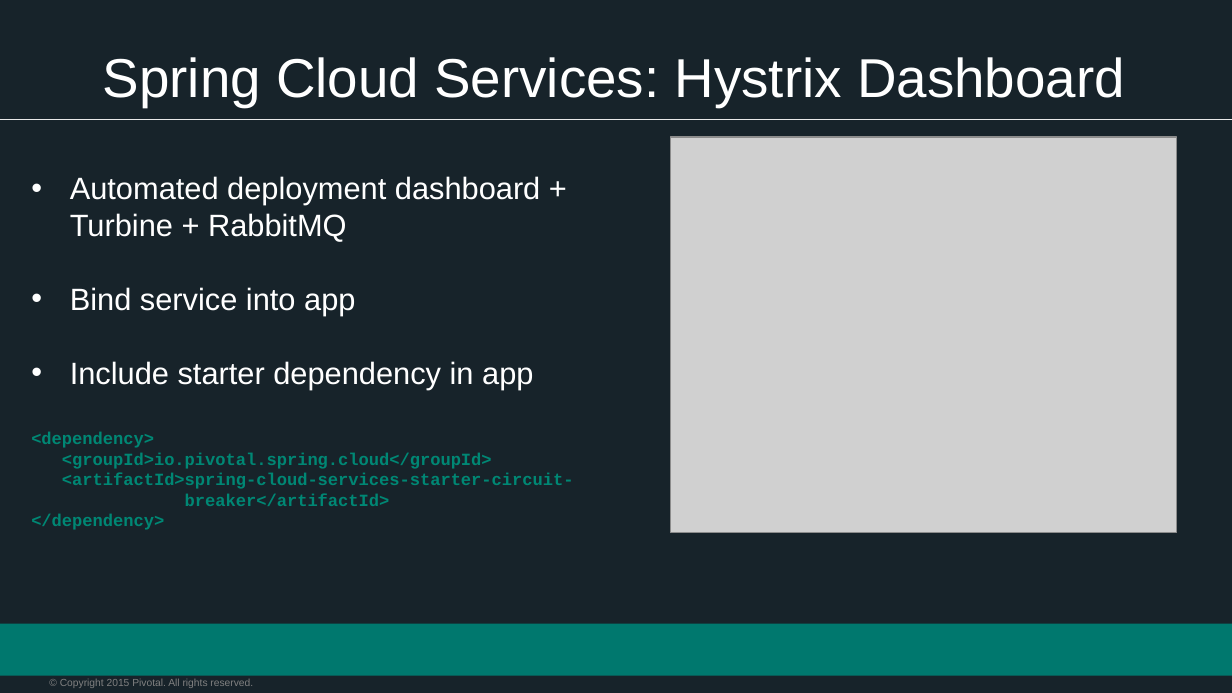
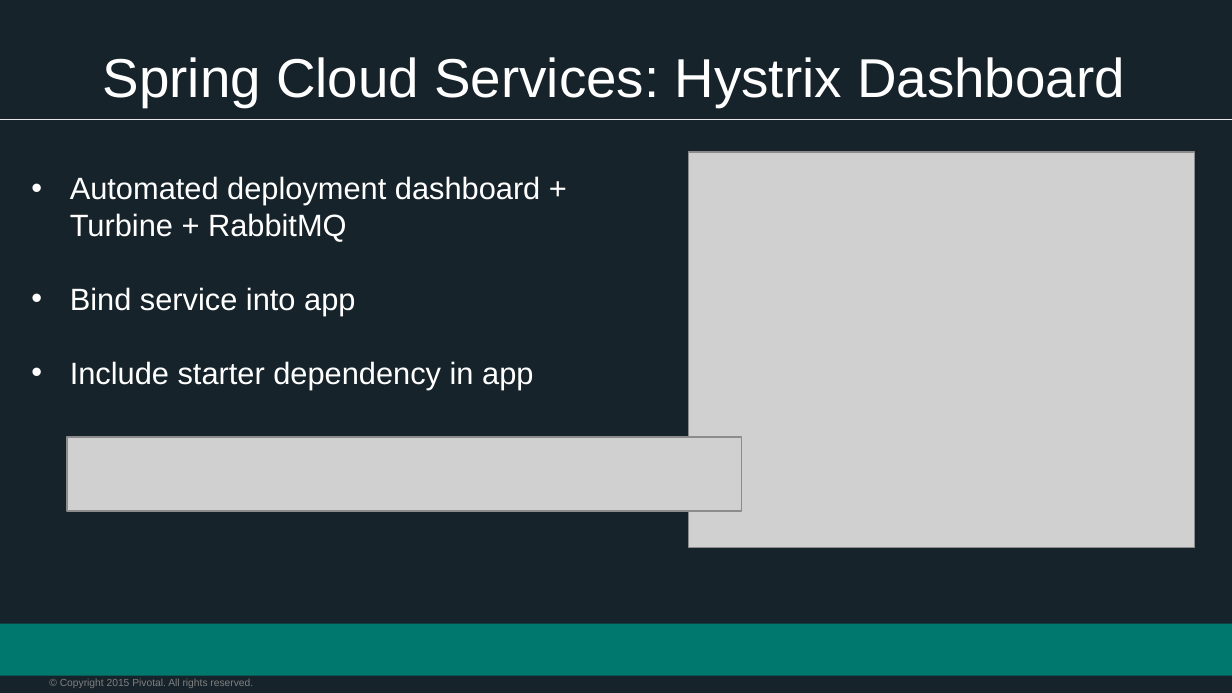
Before and after one commit to vmware-archive/devops-workshop, a slide deck: slide 10 of presentations/103 - Intro to Spring Cloud Services/Session_8_Circuit_Breaker.pptx. Drawn at 1232x693 pixels with LibreOffice and Linux fonts; fonts in the diff are those of the drawing; grey boxes stand for pictures; background and template pictures are left out. Boxes give left, top, right and bottom in pixels: in the first picture for what was removed or moved away, otherwise in the second. Text is boxed around its words. In the diff, an @@ line names an element or a change of style, - is before the commit and + after.

Commit message:
Gradle-ize examples in slide decks for Spring Cloud Services

```diff
--- a/presentations/103 - Intro to Spring Cloud Services/Session_8_Circuit_Breaker.pptx
+++ b/presentations/103 - Intro to Spring Cloud Services/Session_8_Circuit_Breaker.pptx
@@ picture moved from (x1=670, y1=137, x2=1177, y2=532) to (x1=689, y1=152, x2=1195, y2=547) @@
@@ text at (x1=31, y1=432, x2=574, y2=530): paragraphs removed @@
-<dependency>
-<groupId>io.pivotal.spring.cloud</groupId>
-<artifactId>spring-cloud-services-starter-circuit-
-breaker</artifactId>
-</dependency>
@@ picture added at (x1=67, y1=437, x2=742, y2=511) @@
```
Also in this commit, not shown: 1 other slide changed, 2 other files.
